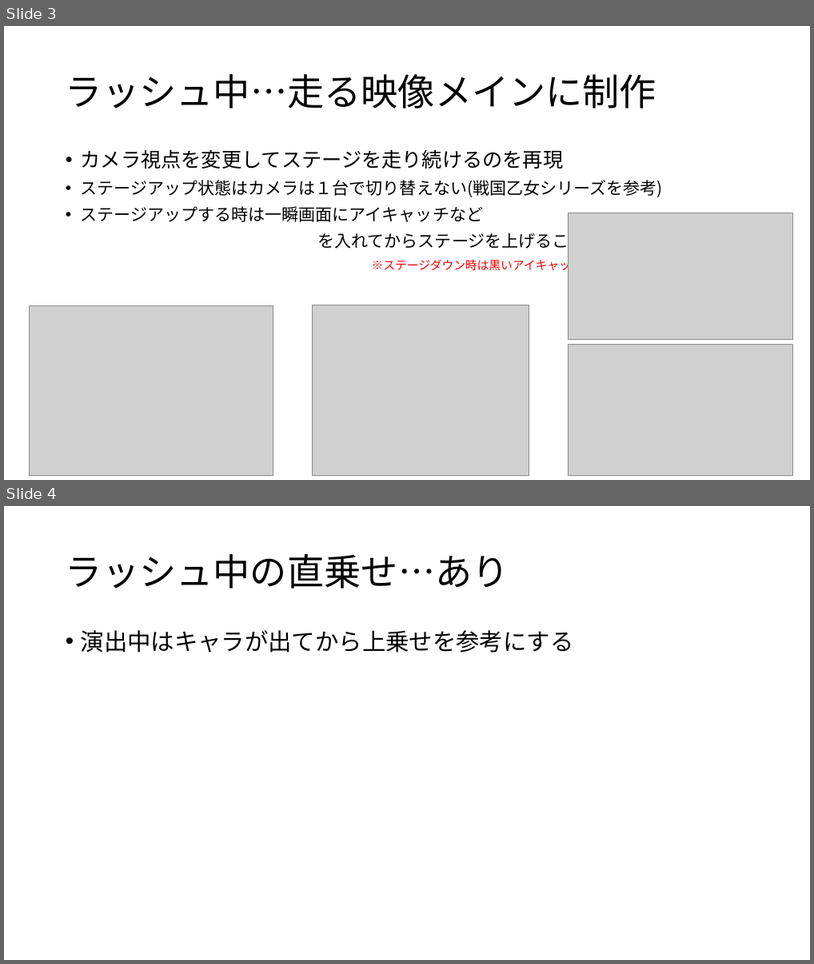
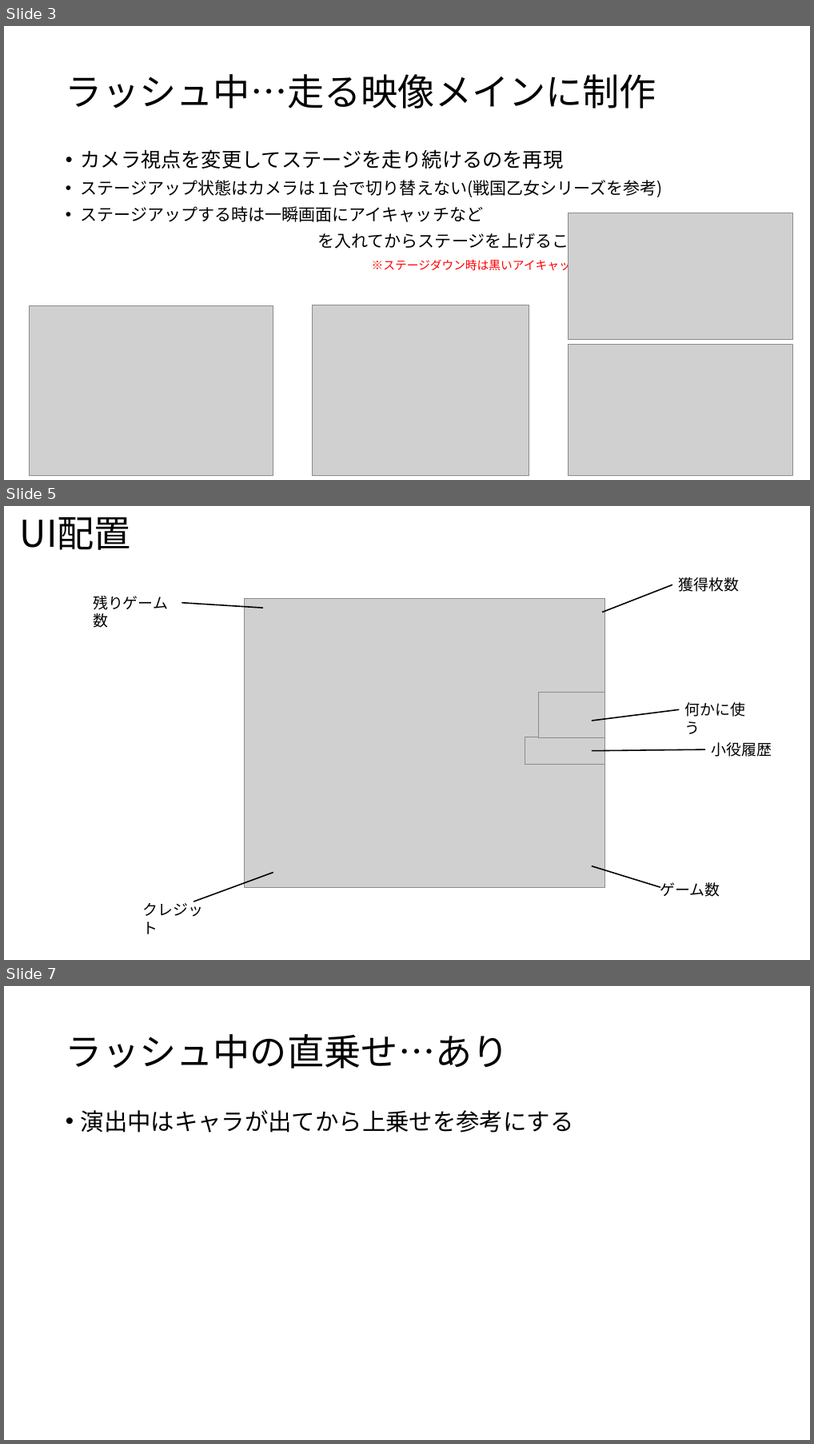
Before and after one commit to k245014-bot/l-, a slide deck: Docments/tex/映像・演出関連企画書.pptx. Shown one above the other, each under a label of ours: slides 3 and 4 before the commit, slides 3, 5 and 7 after it; the slides between them are not shown. The pictures are 814x964 and 814x1444 pixels, drawn with LibreOffice and Linux fonts; fonts in the diff are those of the drawing; grey boxes stand for pictures. Boxes give left, top, right and bottom in pixels: in the first picture for what was removed or moved away, otherwise in the second. Text is boxed around its words. In the diff, an @@ line names an element or a change of style, - is before the commit and + after.

```diff
--- a/Docments/tex/映像・演出関連企画書.pptx
+++ b/Docments/tex/映像・演出関連企画書.pptx
@@ slide 5 added at [4, 506, 810, 960], background #FFFFFF @@
@@ title added at [20, 517, 131, 550], 44 pt, text #000000 @@
+UI配置
@@ text added at [678, 577, 739, 592], 18 pt, text #000000 @@
+獲得枚数
@@ text added at [93, 596, 168, 628], 18 pt, text #000000 @@
+残りゲーム数
@@ picture added at [245, 598, 606, 887] @@
@@ line added from (603, 612) to (673, 584), #000000 1.5 pt @@
@@ line added from (263, 608) to (182, 603), #000000 1.5 pt @@
@@ picture added at [538, 692, 606, 737] @@
@@ line added from (592, 720) to (680, 709), #000000 1.5 pt @@
@@ text added at [686, 702, 746, 734], 18 pt, text #000000 @@
+何かに使う
@@ picture added at [525, 737, 606, 764] @@
@@ text added at [712, 742, 773, 756], 18 pt, text #000000 @@
+小役履歴
@@ line added from (592, 751) to (706, 749), #000000 1.5 pt @@
@@ line added from (274, 872) to (194, 902), #000000 1.5 pt @@
@@ line added from (592, 866) to (661, 887), #000000 1.5 pt @@
@@ text added at [661, 882, 721, 896], 18 pt, text #000000 @@
+ゲーム数
@@ text added at [142, 900, 203, 934], 18 pt, text #000000 @@
+クレジット
@@ what was slide 4 is now slide 7 @@
```
Also in this commit, not shown: 2 slides changed, 2 other slides added.
